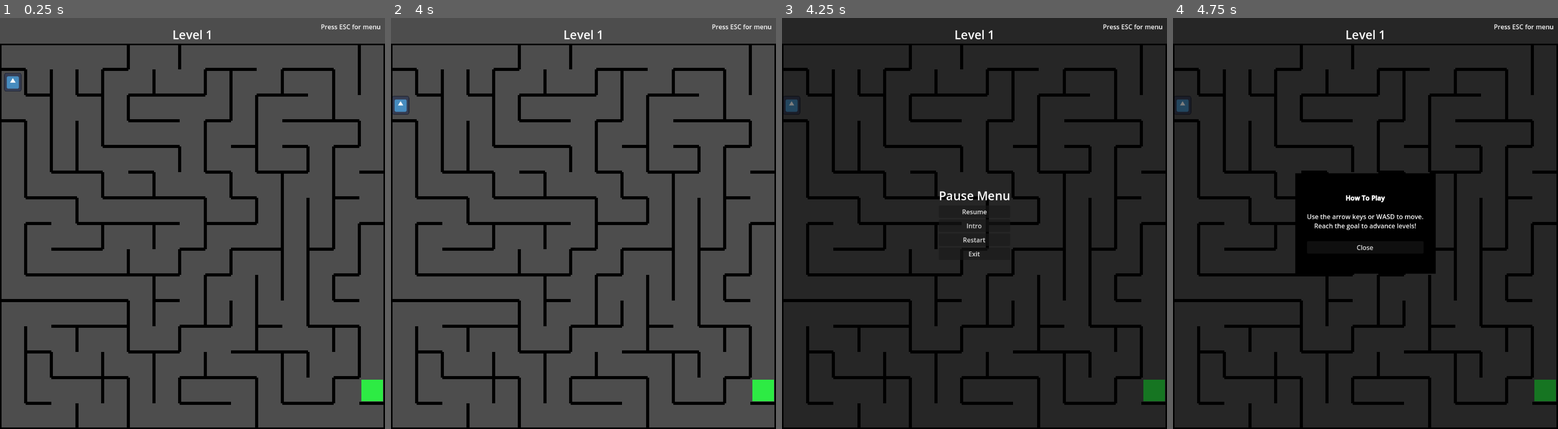
Above: before the commit, frames 1-4 (left to right).
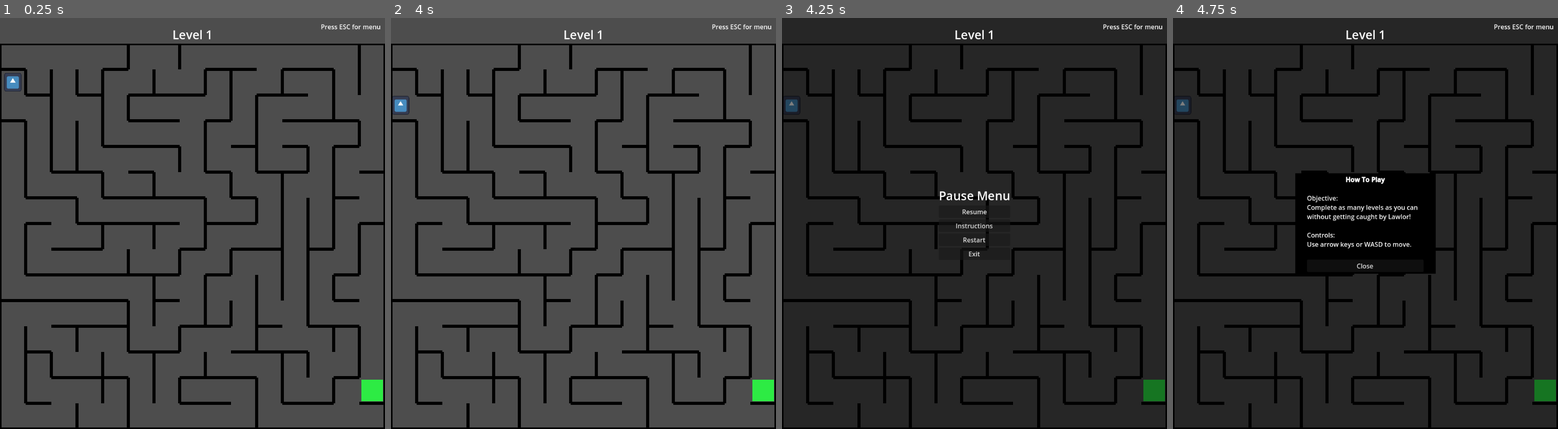
Above: after the commit, the same moments.

Repository: gkim14/CS471_LawlorsLabyrinth
Game: Godot game, scene res://scenes/Main.tscn
Two runs of this game, one before a commit and one after it. Both use one fixed random seed, a clock stepped at 60 frames per second and the inputs below. This scene is started directly instead of the project's main scene. The engine's default icon, where the game draws it, is replaced by a stand-in: a white triangle on a blue panel in a dark square.
Inputs (mouse positions are in pixels of both pictures, inside the frame that each line leads up to):
- Up to frame 1 (0.25 s): no input
- Up to frame 2 (4 s): tap Enter at 0.5, 2, 3.5 s; hold D (right) 0.53-1.28 s; tap Space at 1.25, 2.75 s; hold S (down) 1.28-2.03 s; hold D (right) 2.03-2.78 s; hold W (up) 2.78-3.53 s; hold A (left) from 3.53 s (still down)
- Up to frame 3 (4.25 s): keep holding A (left); tap Escape (ui_cancel) at 4.15 s
- Up to frame 4 (4.75 s): release A (left) at 4.25 s; click (1365, 227) at 4.25 s, where only the run before the commit has a clickable "Intro"

Frames 1-2 are identical in both runs. In frame 3, less than 0.1% of the frame differs, in the area x 45-55%, y 50-52%; in frame 4, 1.1%, in the area x 34-66%, y 38-61%.

Commit message:
fix: change tutorial to instructions in files and UI screens

Diff:
--- a/scenes/TutorialWindow.tscn
+++ b/scenes/InstructionsWindow.tscn
@@ -1,8 +1,8 @@
 [gd_scene load_steps=2 format=3 uid="uid://cd8fp17oyvk3x"]
 
-[ext_resource type="Script" uid="uid://blmmfumlqfg4o" path="res://scripts/tutorial_window.gd" id="1_h8r7d"]
+[ext_resource type="Script" uid="uid://blmmfumlqfg4o" path="res://scripts/instructions_window.gd" id="1_1bwer"]
 
-[node name="TutorialWindow" type="Control"]
+[node name="InstructionsWindow" type="Control"]
 process_mode = 3
 custom_minimum_size = Vector2(350, 250)
 layout_mode = 3
@@ -15,7 +15,7 @@
 grow_vertical = 2
 size_flags_horizontal = 4
 size_flags_vertical = 4
-script = ExtResource("1_h8r7d")
+script = ExtResource("1_1bwer")
 
 [node name="ColorRect" type="ColorRect" parent="."]
 layout_mode = 1
@@ -51,16 +51,18 @@
 layout_mode = 2
 size_flags_vertical = 3
 bbcode_enabled = true
-text = "[b]How To Play[/b]
+text = "[center][b]How To Play[/b][/center]
 
-Use the arrow keys or WASD to move.
-Reach the goal to advance levels!
+Objective:
+Complete as many levels as you can without getting caught by Lawlor!
+
+Controls:
+Use arrow keys or WASD to move.
 
 "
 fit_content = true
 scroll_active = false
-autowrap_mode = 0
-horizontal_alignment = 1
+autowrap_mode = 1
 vertical_alignment = 1
 
 [node name="CloseButton" type="Button" parent="CenterContainer/Panel/VBoxContainer"]
--- a/scenes/PauseMenu.tscn
+++ b/scenes/PauseMenu.tscn
@@ -46,9 +46,9 @@
 layout_mode = 2
 text = "Resume"
 
-[node name="TutorialButton" type="Button" parent="CenterContainer/VBoxContainer"]
+[node name="InstructionsButton" type="Button" parent="CenterContainer/VBoxContainer"]
 layout_mode = 2
-text = "Intro"
+text = "Instructions"
 
 [node name="RestartButton" type="Button" parent="CenterContainer/VBoxContainer"]
 layout_mode = 2
--- a/scenes/StartScreen.tscn
+++ b/scenes/StartScreen.tscn
@@ -47,9 +47,9 @@
 layout_mode = 2
 text = "Play"
 
-[node name="TutorialButton" type="Button" parent="CenterContainer/VBoxContainer"]
+[node name="InstructionsButton" type="Button" parent="CenterContainer/VBoxContainer"]
 layout_mode = 2
-text = "Intro
+text = "Instructions
 "
 
 [node name="QuitButton" type="Button" parent="CenterContainer/VBoxContainer"]
--- a/scripts/main.gd
+++ b/scripts/main.gd
@@ -10,16 +10,16 @@
 	pause_menu.visible = false
 	level.text = "Level " + str(Global.level_count)
 	pause_menu.resume_game.connect(_on_resume)
-	pause_menu.open_tutorial.connect(_on_open_tutorial)
+	pause_menu.open_instructions.connect(_on_open_instructions)
 	pause_menu.restart_game.connect(_on_restart)
 	pause_menu.exit_to_start.connect(_on_exit_to_start)
 
-func _show_tutorial():
-	var tutorial = preload("res://scenes/TutorialWindow.tscn").instantiate()
+func _show_instructions():
+	var instructions = preload("res://scenes/InstructionsWindow.tscn").instantiate()
 	if get_tree().current_scene.has_node("UI"):
-		get_tree().current_scene.get_node("UI").add_child(tutorial)
+		get_tree().current_scene.get_node("UI").add_child(instructions)
 	else:
-		get_tree().current_scene.add_child(tutorial)
+		get_tree().current_scene.add_child(instructions)
 
 func _unhandled_input(event: InputEvent) -> void:
 	if event.is_action_pressed("ui_cancel"):
@@ -34,8 +34,8 @@
 	get_tree().paused = false
 	pause_menu.visible = false
 
-func _on_open_tutorial():
-	_show_tutorial()
+func _on_open_instructions():
+	_show_instructions()
 
 func _on_restart():
 	get_tree().paused = false
--- a/scripts/pause_menu.gd
+++ b/scripts/pause_menu.gd
@@ -1,17 +1,17 @@
 extends Control
 
 signal resume_game
-signal open_tutorial
+signal open_instructions
 signal restart_game
 signal exit_to_start
 
 @onready var resume_button = $CenterContainer/VBoxContainer/ResumeButton
-@onready var tutorial_button = $CenterContainer/VBoxContainer/TutorialButton
+@onready var instructions_button = $CenterContainer/VBoxContainer/InstructionsButton
 @onready var restart_button = $CenterContainer/VBoxContainer/RestartButton
 @onready var exit_button = $CenterContainer/VBoxContainer/ExitButton
 
 func _ready():
 	resume_button.pressed.connect(func(): emit_signal("resume_game"))
-	tutorial_button.pressed.connect(func(): emit_signal("open_tutorial"))
+	instructions_button.pressed.connect(func(): emit_signal("open_instructions"))
 	restart_button.pressed.connect(func(): emit_signal("restart_game"))
 	exit_button.pressed.connect(func(): emit_signal("exit_to_start"))
--- a/scripts/start_screen.gd
+++ b/scripts/start_screen.gd
@@ -1,21 +1,21 @@
 extends Control
 
 @onready var play_button = $CenterContainer/VBoxContainer/PlayButton
-@onready var tutorial_button = $CenterContainer/VBoxContainer/TutorialButton
+@onready var instructions_button = $CenterContainer/VBoxContainer/InstructionsButton
 @onready var quit_button = $CenterContainer/VBoxContainer/QuitButton
 
 func _ready():
 	play_button.pressed.connect(_on_play_pressed)
-	tutorial_button.pressed.connect(_on_tutorial_pressed)
+	instructions_button.pressed.connect(_on_instructions_pressed)
 	quit_button.pressed.connect(_on_quit_pressed)
 
 func _on_play_pressed():
 	Global.game_over = false
 	get_tree().change_scene_to_file("res://scenes/Main.tscn")
 
-func _on_tutorial_pressed():
-	var tutorial = preload("res://scenes/TutorialWindow.tscn").instantiate()
-	get_tree().root.add_child(tutorial)
+func _on_instructions_pressed():
+	var instructions = preload("res://scenes/InstructionsWindow.tscn").instantiate()
+	get_tree().root.add_child(instructions)
 
 func _on_quit_pressed():
 	get_tree().quit()
Renamed: scripts/tutorial_window.gd -> scripts/instructions_window.gd
Renamed: scripts/tutorial_window.gd.uid -> scripts/instructions_window.gd.uid
